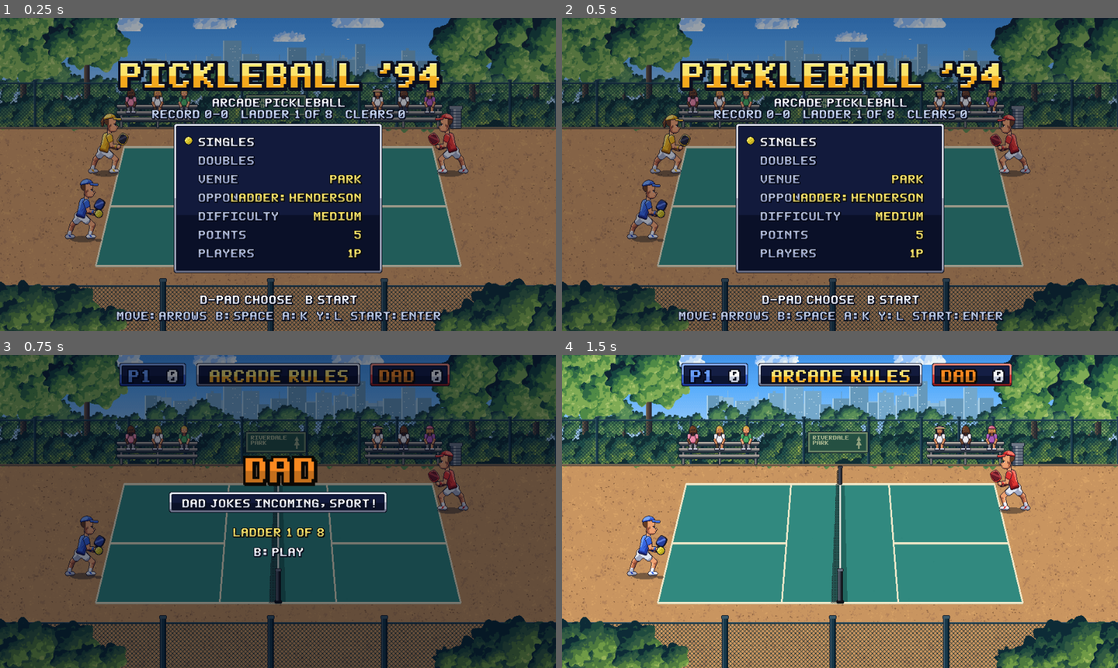
Above: before the commit, frames 1-4 (two rows, left to right).
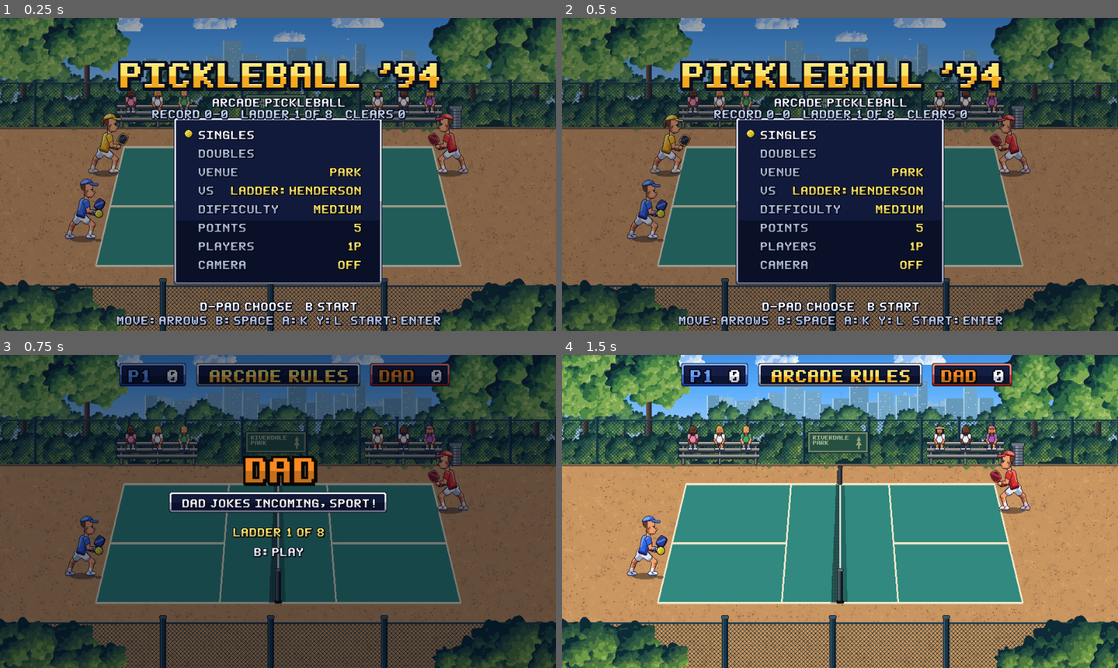
Above: after the commit, the same moments.

Repository: austinthedeveloper/pickleball-port-kit
Game: Godot game, scene res://scenes/main.tscn
Two runs of this game, one before a commit and one after it. Both use one fixed random seed, a clock stepped at 60 frames per second and the inputs below.
Inputs (mouse positions are in pixels of both pictures, inside the frame that each line leads up to):
- Up to frame 1 (0.25 s): no input
- Up to frame 2 (0.5 s): no input
- Up to frame 3 (0.75 s): tap Enter (start) at 0.5, 0.6 s; move the mouse to (400, 495) at 0.52 s; hold D (move_right) from 0.53 s (still down); click (400, 495) at 0.67 s
- Up to frame 4 (1.5 s): tap Enter (start) at 1.25 s; move the mouse to (728, 527) at 1.27 s; release D (move_right) at 1.28 s; hold S (move_down) from 1.28 s (still down); tap K (drive) at 1.35 s

The runs differ from the first frame. In frame 1, 9.6% of the frame differs, in the area x 20-80%, y 31-99%; in frame 2, 9.6%; in frame 3, nothing differs; in frame 4, nothing differs.

Commit message:
Godot port: camera lean with parallax (ADR-050/051), CAMERA setting
Display only: the picture leans toward the ball (target, easing, and cap
from ADR-050, scaled to 960x540); layers move at their manifest parallax,
court sprites with the ground. OFF by default as on the SNES; saved (a
new settings key older saves fill with the default). Test: on leans
within its limit with the sky slower than the ground, off never moves,
and the sim is untouched either way.

Co-Authored-By: Claude Opus 5.5 <noreply@anthropic.com>

Diff:
--- a/game/meta/save.gd
+++ b/game/meta/save.gd
@@ -23,7 +23,7 @@
 static func defaults() -> Dictionary:
 	return {
 		"settings": {"venue": 0, "difficulty": K.DIFFICULTY_MEDIUM, "points": 1,
-			"players": 1, "opponent": -2},
+			"players": 1, "opponent": -2, "camera": 0},
 		"records": {"singles_wins": 0, "singles_losses": 0, "doubles_wins": 0,
 			"doubles_losses": 0, "ladder_rung": 0, "ladder_clears": 0,
 			"longest_rally": 0},
--- a/game/scenes/main.gd
+++ b/game/scenes/main.gd
@@ -33,6 +33,7 @@
 	m.finished.connect(func(_to_title: bool): show_title())
 	m.next_rung.connect(_on_next_rung.bind(cfg))
 	_swap(m)
+	m.camera_percent = TitleScreen.CAMERAS[TitleScreen.camera_i]
 	m.setup(cfg, venue, false)
 
 
--- a/game/tests/test_view.gd
+++ b/game/tests/test_view.gd
@@ -116,3 +116,33 @@
 	view._physics_process(1.0 / 60.0)
 	check(asked[0], "B after a ladder win asks for the next opponent")
 	view.queue_free()
+
+
+## ADR-050/051: with the camera on, the picture leans toward the ball and
+## the layers move at their parallax; off, nothing moves. Either way the
+## sim is untouched (the view's sim equals a bare one).
+func test_camera_leans_and_parallax() -> void:
+	for pct in [0, 100]:
+		var view := MatchView.new()
+		view.camera_percent = pct
+		runner.root.add_child(view)
+		view.setup(SimTypes.MatchConfig.singles(), "park", true)
+		var bare := Sim.new()
+		bare.start_attract()
+		var max_cam := 0.0
+		for f in 900:
+			view._physics_process(1.0 / 60.0)
+			bare.step()
+			bare.drain_events()
+			max_cam = maxf(max_cam, view.cam.length())
+		eq(view.sim.snapshot(), bare.snapshot(), "camera %d%% leaves the sim alone" % pct)
+		if pct == 0:
+			eq(max_cam, 0.0, "OFF never moves")
+		else:
+			check(max_cam > 4.0 and max_cam <= MatchView.CAM_MAX.length() + 0.01,
+				"ON leans within its limit (%.1f px)" % max_cam)
+			var sky: Array = view._layers[0]
+			var ground: Array = view._layers[3]
+			check(absf((sky[0].position - sky[1]).x) <= absf((ground[0].position - ground[1]).x) + 1,
+				"the sky moves less than the ground")
+		view.queue_free()
--- a/game/view/match_view.gd
+++ b/game/view/match_view.gd
@@ -32,6 +32,13 @@
 const CARD_MAX_FRAMES := 300
 var _prev_phase := -1
 var cleared := false            ## this match cleared the ladder
+## Camera (ADR-050/051), display only: the picture leans toward the ball.
+## Percent of the full lean; 0 = OFF (the SNES default).
+var camera_percent := 0
+var cam := Vector2.ZERO
+var _layers: Array = []          # [Sprite2D, origin, parallax]
+## Full lean at this density: the SNES 8 x 4 px, times the court's scale.
+const CAM_MAX := Vector2(22, 10)
 
 var _actors: Node2D
 var _shadows: Node2D
@@ -75,6 +82,7 @@
 		s.position = Vector2(layer["origin"][0], layer["origin"][1])
 		s.z_index = z
 		add_child(s)
+		_layers.append([s, s.position, float(layer["parallax"])])
 		z += 1
 		if layer["name"] == "stands":
 			_build_crowd(vm, z)
@@ -327,7 +335,30 @@
 	return "standard"
 
 
+## ADR-050: the target is a sixteenth of the ball's distance from the net
+## across the screen and an eighth of its distance from the centre line
+## (SNES px, capped 8 x 4), scaled by the setting; ease an eighth of the
+## way a frame, at most half a SNES pixel's worth.
+func _update_camera() -> void:
+	var target := Vector2.ZERO
+	if camera_percent > 0 and sim.ball.rally_state == K.BALL_RALLY_LIVE:
+		var dx := (sim.ball.x_fp / 16.0 - K.COURT_NET_X) / 16.0
+		var dy := (sim.ball.y_fp / 16.0 - K.COURT_CENTERLINE_Y) / 8.0
+		target = Vector2(clampf(dx, -8, 8) / 8.0 * CAM_MAX.x,
+			clampf(dy, -4, 4) / 4.0 * CAM_MAX.y) * camera_percent / 100.0
+	var step := (target - cam) / 8.0
+	var limit := CAM_MAX.x / 16.0
+	cam += step.limit_length(limit) if step.length() > 0.02 else target - cam
+	for l in _layers:
+		l[0].position = (l[1] - cam * l[2]).round()
+	var court_shift := (-cam).round()
+	_actors.position = court_shift
+	_shadows.position = court_shift
+	_fx.position = court_shift
+
+
 func _update_visuals() -> void:
+	_update_camera()
 	for i in K.MAX_PLAYERS:
 		var p: SimTypes.Player = sim.players[i]
 		var e: Dictionary = _players[i]
--- a/game/view/title_screen.gd
+++ b/game/view/title_screen.gd
@@ -9,7 +9,8 @@
 const VENUE_NAMES := ["PARK", "LAKESIDE", "SUNSET"]
 const DIFFICULTIES := ["KID", "EASY", "MEDIUM", "HARD"]
 const POINTS := [3, 5, 7, 9, 11, 15, 21]
-const ROWS := ["SINGLES", "DOUBLES", "VENUE", "OPPONENT", "DIFFICULTY", "POINTS", "PLAYERS"]
+const ROWS := ["SINGLES", "DOUBLES", "VENUE", "VS", "DIFFICULTY", "POINTS", "PLAYERS", "CAMERA"]
+const CAMERAS := [0, 50, 75, 100]
 
 static var venue_i := 0
 static var difficulty_i := K.DIFFICULTY_MEDIUM
@@ -18,6 +19,7 @@
 static var opponent_i := -2
 static var cursor := 0
 static var two_players := false
+static var camera_i := 0
 
 var _demo: MatchView
 var _ui: CanvasLayer
@@ -40,13 +42,15 @@
 	points_i = clampi(int(st["points"]), 0, POINTS.size() - 1)
 	two_players = int(st["players"]) == 2
 	opponent_i = clampi(int(st["opponent"]), -2, Opponents.count() - 1)
+	camera_i = clampi(int(st.get("camera", 0)), 0, CAMERAS.size() - 1)
 
 
 func _store_settings() -> void:
 	if save == null:
 		return
 	save.data["settings"] = {"venue": venue_i, "difficulty": difficulty_i,
-		"points": points_i, "players": 2 if two_players else 1, "opponent": opponent_i}
+		"points": points_i, "players": 2 if two_players else 1, "opponent": opponent_i,
+		"camera": camera_i}
 
 
 func _ready() -> void:
@@ -77,20 +81,20 @@
 	panel.texture = load("res://assets/levels/ui/panel_title.png")
 	for m in ["patch_margin_left", "patch_margin_top", "patch_margin_right", "patch_margin_bottom"]:
 		panel.set(m, 12)
-	panel.position = Vector2(300, 182)
-	panel.size = Vector2(360, 258)
+	panel.position = Vector2(300, 172)
+	panel.size = Vector2(360, 288)
 	_ui.add_child(panel)
 	for i in ROWS.size():
 		var label := BitmapText.new()
 		label.font = "small"
 		label.text = ROWS[i]
-		label.position = Vector2(340, 204 + i * 32)
+		label.position = Vector2(340, 192 + i * 32)
 		_ui.add_child(label)
 		_rows.append(label)
 		var value := BitmapText.new()
 		value.font = "small"
 		value.align = 1.0
-		value.position = Vector2(624, 204 + i * 32)
+		value.position = Vector2(624, 192 + i * 32)
 		value.tint = Color("fbe46a")
 		_ui.add_child(value)
 		_values.append(value)
@@ -102,13 +106,13 @@
 	help.font = "small"
 	help.text = "D-PAD CHOOSE   B START"
 	help.align = 0.5
-	help.position = Vector2(480, 476)
+	help.position = Vector2(480, 488)
 	_ui.add_child(help)
 	var keys := BitmapText.new()
 	keys.font = "small"
 	keys.text = "MOVE: ARROWS  B: SPACE  A: K  Y: L  START: ENTER"
 	keys.align = 0.5
-	keys.position = Vector2(480, 504)
+	keys.position = Vector2(480, 512)
 	keys.tint = Color(0.75, 0.8, 0.9)
 	_ui.add_child(keys)
 	_record = BitmapText.new()
@@ -142,7 +146,8 @@
 	_values[4].text = DIFFICULTIES[difficulty_i]
 	_values[5].text = str(POINTS[points_i])
 	_values[6].text = "2P VS" if two_players else "1P"
-	_arrow.position = Vector2(318, 204 + cursor * 32)
+	_values[7].text = "OFF" if camera_i == 0 else "%d%%" % CAMERAS[camera_i]
+	_arrow.position = Vector2(318, 192 + cursor * 32)
 	for i in _rows.size():
 		_rows[i].tint = Color.WHITE if i == cursor else Color(0.7, 0.74, 0.85)
 	if save:
@@ -234,6 +239,8 @@
 				points_i = clampi(points_i + dir, 0, POINTS.size() - 1)
 			6:
 				two_players = not two_players
+			7:
+				camera_i = clampi(camera_i + dir, 0, CAMERAS.size() - 1)
 		moved = true
 	if moved:
 		_sfx.play("blip")
